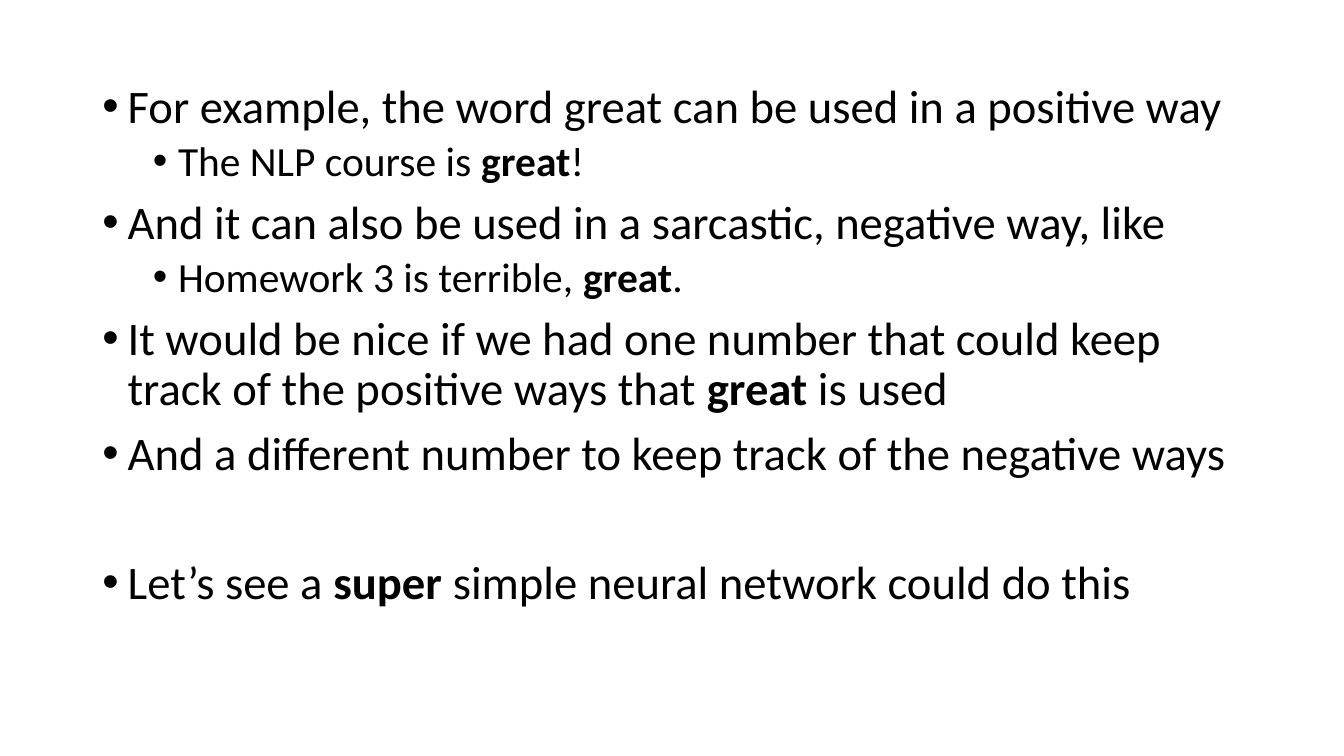
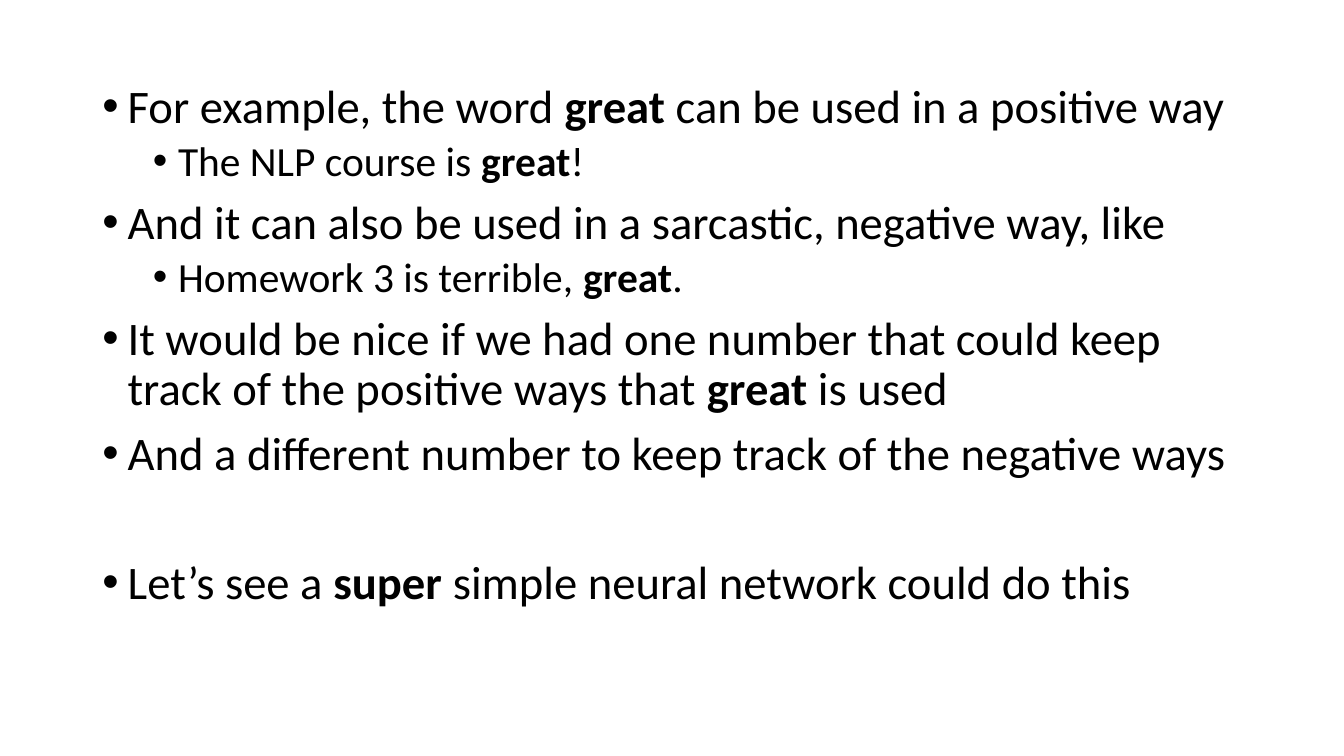
Before and after one commit to YeabinMoonEcon/BUS211, a slide deck: slide 17 of BUS243_NLP/lecture_notes/Lecture6_2.pptx (slide 9 before the commit). Drawn at 1344x756 pixels with LibreOffice and Linux fonts; fonts in the diff are those of the drawing. Boxes give left, top, right and bottom in pixels: in the first picture for what was removed or moved away, otherwise in the second. Text is boxed around its words. In the diff, an @@ line names an element or a change of style, - is before the commit and + after.

```diff
--- a/BUS243_NLP/lecture_notes/Lecture6_2.pptx
+++ b/BUS243_NLP/lecture_notes/Lecture6_2.pptx
@@ text at (128,90,1224,131): bold on in "great" @@
```
Also in this commit, not shown: 4 other slides changed, 10 slides added, 1 slide removed, 4 other files.
